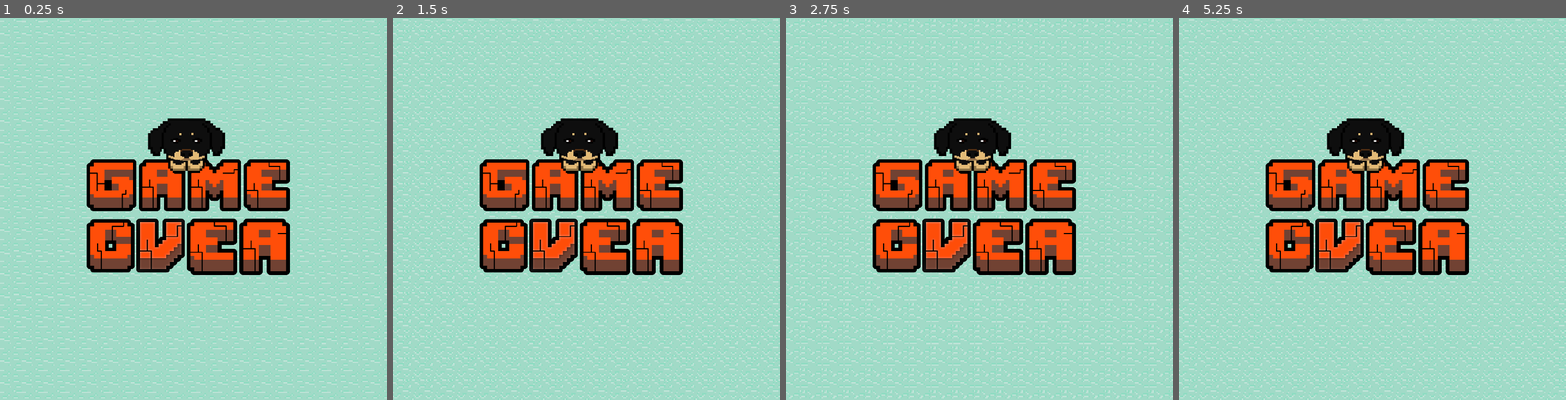
Above: before the commit, frames 1-4 (left to right).
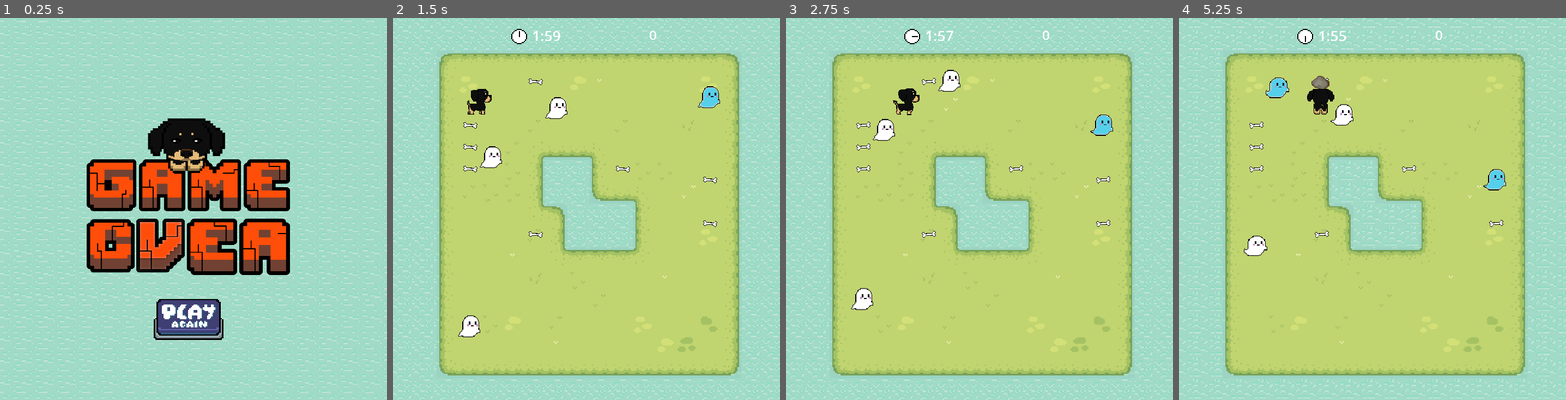
Above: after the commit, the same moments.

Repository: BeatrizPat/Dominic
Game: Godot game, scene res://level/end_scene.tscn
The game is run twice, just before and just after one commit, with the same random seed, the same clock (stepped at 60 frames per second) and the same inputs. This scene is started directly instead of the project's main scene.
Inputs (mouse positions are in pixels of both pictures, inside the frame that each line leads up to):
- Up to frame 1 (0.25 s): no input
- Up to frame 2 (1.5 s): click (582, 323) at 0.52 s; tap Enter (enter) at 1.25 s; hold D (right) from 1.28 s (still down); hold Space (space) from 1.28 s (still down)
- Up to frame 3 (2.75 s): release D (right) at 2.03 s; release Space (space) at 2.03 s; hold S (down) from 2.03 s (still down); tap Enter (enter) at 2.1 s; tap Space (space) at 2.3 s
- Up to frame 4 (5.25 s): release S (down) at 2.78 s; hold D (right) 2.78-3.53 s; hold Space (space) 2.78-3.53 s; hold W (up) 3.53-4.28 s; tap Space (space) at 3.6, 4.55, 5.1 s; hold Enter (enter) 4.28-5.03 s; hold A (left) from 4.28 s (still down)

The runs differ from the first frame. In frame 1, 1.8% of the frame differs, in the area x 39-58%, y 73-85%; in frame 2, 74%, in the area x 0-100%, y 0-100%; in frame 3, 73%; in frame 4, 73%.

Commit message:
play again e correcao colisao

Diff:
--- a/enemy/enemy.tscn
+++ b/enemy/enemy.tscn
@@ -88,3 +88,4 @@
 position = Vector2(0, 6)
 target_position = Vector2(0, 3)
 collision_mask = 19
+collide_with_areas = true
--- /dev/null
+++ b/level/end_scene.gd
@@ -0,0 +1,8 @@
+extends Control
+
+func _ready():
+	add_to_group("global")
+
+func _on_texture_button_pressed():
+	get_tree().call_group("global", "play_again")
+	get_tree().change_scene_to_file("res://level/game_level.tscn")
--- a/level/end_scene.tscn
+++ b/level/end_scene.tscn
@@ -1,7 +1,10 @@
-[gd_scene load_steps=5 format=3 uid="uid://bqvs7406kb8d1"]
+[gd_scene load_steps=8 format=3 uid="uid://bqvs7406kb8d1"]
 
+[ext_resource type="Script" path="res://level/end_scene.gd" id="1_al3kg"]
 [ext_resource type="Texture2D" uid="uid://bi7rlcng1c4nv" path="res://assets/tilemap/water/water_animated.png" id="1_yr8x7"]
 [ext_resource type="Texture2D" uid="uid://tjcak563spi2" path="res://assets/end_scene/4.png" id="2_6gar6"]
+[ext_resource type="Texture2D" uid="uid://c1tal3syawnra" path="res://assets/buttons/botao_again_blue.png" id="4_gp4mg"]
+[ext_resource type="Texture2D" uid="uid://dwpwl5g8abca7" path="res://assets/buttons/botao_again_hover_blue.png" id="5_cguvy"]
 
 [sub_resource type="TileSetAtlasSource" id="TileSetAtlasSource_rxhrd"]
 texture = ExtResource("1_yr8x7")
@@ -20,6 +23,7 @@
 anchor_bottom = 1.0
 grow_horizontal = 2
 grow_vertical = 2
+script = ExtResource("1_al3kg")
 
 [node name="TileMap" type="TileMap" parent="."]
 tile_set = SubResource("TileSet_s1llw")
@@ -34,3 +38,14 @@
 offset_bottom = 1122.0
 scale = Vector2(0.191038, 0.184415)
 texture = ExtResource("2_6gar6")
+
+[node name="TextureButton" type="TextureButton" parent="."]
+layout_mode = 0
+offset_left = 111.0
+offset_top = 204.0
+offset_right = 166.0
+offset_bottom = 244.0
+texture_normal = ExtResource("4_gp4mg")
+texture_hover = ExtResource("5_cguvy")
+
+[connection signal="pressed" from="TextureButton" to="." method="_on_texture_button_pressed"]
--- a/level/game_level.gd
+++ b/level/game_level.gd
@@ -46,3 +46,6 @@
 
 func free_obstacle(object):
 	object.queue_free()
+
+func play_again():
+	print("play again")#get_tree().change_scene_to_file("res://level/game_level.tscn")
--- a/level/game_level.tscn
+++ b/level/game_level.tscn
@@ -9,7 +9,6 @@
 [ext_resource type="Texture2D" uid="uid://bi7rlcng1c4nv" path="res://assets/tilemap/water/water_animated.png" id="5_8ulfn"]
 [ext_resource type="PackedScene" uid="uid://bvg1w706cppe6" path="res://items/bone.tscn" id="7_v6jh5"]
 [ext_resource type="PackedScene" uid="uid://cx6enkcpsyd48" path="res://hud/hud.tscn" id="9_hwe6f"]
-[ext_resource type="PackedScene" uid="uid://buwgjv6smvs78" path="res://objects/obstaculo.tscn" id="10_qgrl8"]
 
 [sub_resource type="NavigationPolygon" id="NavigationPolygon_j3t1u"]
 vertices = PackedVector2Array(8, 8, -8, 8, -8, -8, 8, -8)
@@ -320,6 +319,12 @@
 [node name="Enemy 1" parent="enemies" instance=ExtResource("4_5vfro")]
 position = Vector2(56, 229)
 
+[node name="enemy" parent="enemies" instance=ExtResource("4_5vfro")]
+position = Vector2(120, 72)
+
+[node name="enemy2" parent="enemies" instance=ExtResource("4_5vfro")]
+position = Vector2(72, 104)
+
 [node name="items" type="Node2D" parent="."]
 position = Vector2(0, 8)
 
@@ -354,10 +359,10 @@
 offset_bottom = 8.0
 
 [node name="score_image" parent="Control" index="0"]
-offset_left = -40.0
-offset_top = -11.0
-offset_right = 660.0
-offset_bottom = 699.0
+offset_left = -64.0
+offset_top = -56.0
+offset_right = 636.0
+offset_bottom = 654.0
 scale = Vector2(0.043494, 0.0478045)
 
 [node name="score" parent="Control" index="1"]
@@ -383,9 +388,6 @@
 [node name="Timer" type="Timer" parent="."]
 wait_time = 120.0
 
-[node name="obstaculo" parent="." instance=ExtResource("10_qgrl8")]
-position = Vector2(72, 64)
-
 [connection signal="timeout" from="Timer" to="." method="_on_timer_timeout"]
 
 [editable path="Control"]
--- a/player/dog_player.gd
+++ b/player/dog_player.gd
@@ -6,7 +6,7 @@
 @onready var animation_player = $AnimationPlayer
 @onready var state_machine = animation_tree.get("parameters/playback")
 @onready var ray = $RayCast2D
-@onready var pointer_obstaculo = $Marker2D
+
 var inputs = {"right": Vector2.RIGHT,
 			"left": Vector2.LEFT,
 			"up": Vector2.UP,
@@ -98,7 +98,6 @@
 	get_tree().call_group("global", "game_over_scene")
 
 func obstacles():
-	print(pointer_obstaculo)
 	if !ray.is_colliding():
 		get_tree().call_group("enter", "instantiate_obstacle", self.global_position + (current_direction * tile_size) )
 	elif ray.is_colliding():
--- a/player/dog_player.tscn
+++ b/player/dog_player.tscn
@@ -465,5 +465,3 @@
 target_position = Vector2(2.40458e-07, 8.90485)
 collision_mask = 23
 collide_with_areas = true
-
-[node name="Marker2D" type="Marker2D" parent="."]
Binary file added: assets/buttons/botao_again.png
Not shown, added: assets/buttons/botao_again.png.import
Binary file added: assets/buttons/botao_again_blue.png
Not shown, added: assets/buttons/botao_again_blue.png.import
Binary file added: assets/buttons/botao_again_hover.png
Not shown, added: assets/buttons/botao_again_hover.png.import
Binary file added: assets/buttons/botao_again_hover_blue.png
Not shown, added: assets/buttons/botao_again_hover_blue.png.import
Not shown: 1 places in level/game_level.tscn that only renumber resources
